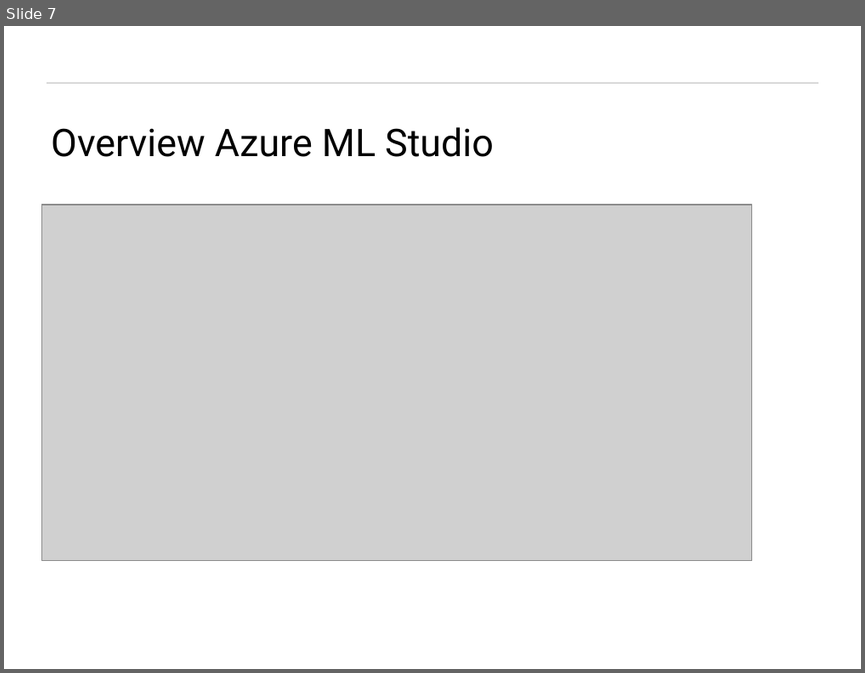
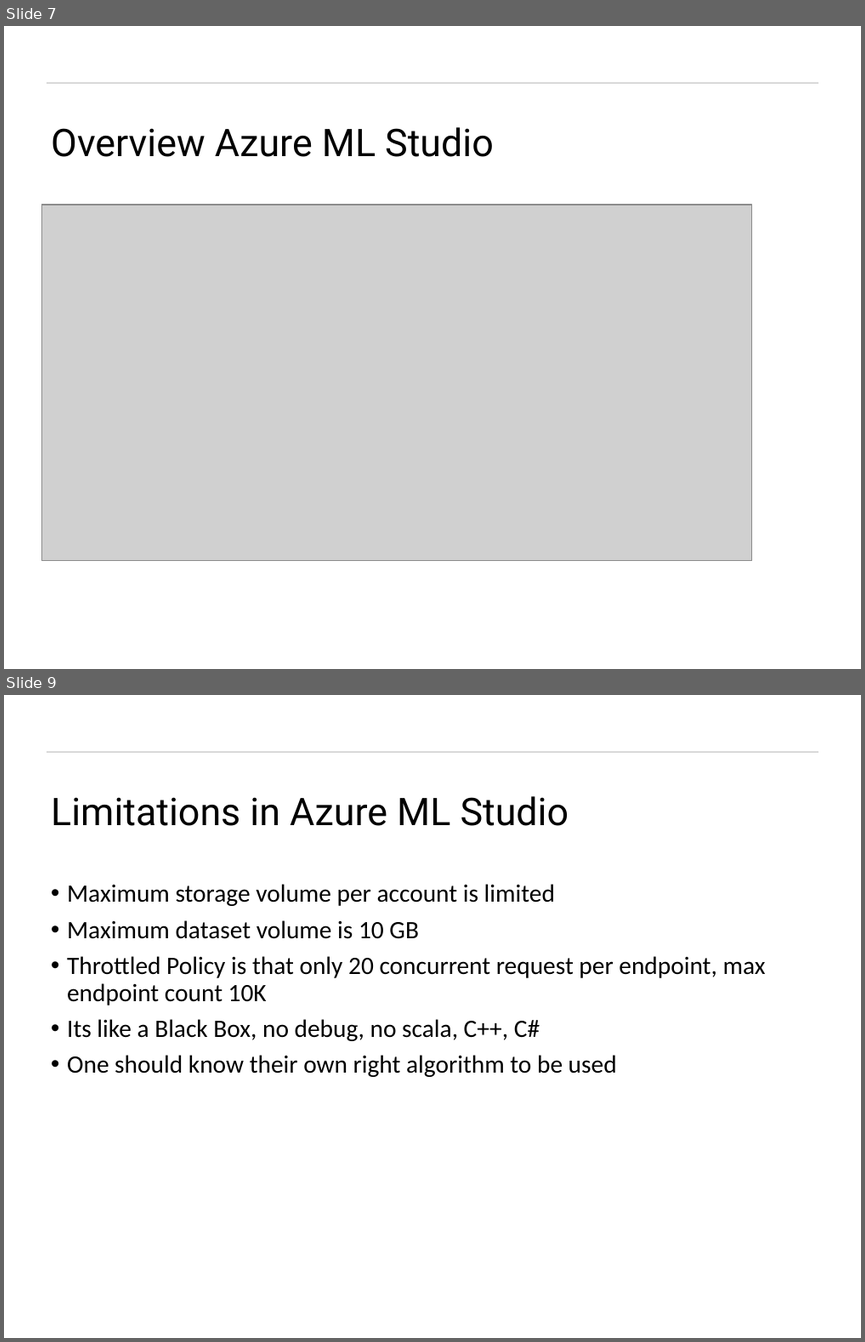
Before and after one commit to tiwari-abhi/ML_Projects, a slide deck: Presentation/Machine Learning As A Service.pptx. Shown one above the other, each under a label of ours: slide 7 before the commit, slides 7 and 9 after it; the slides between them are not shown. The pictures are 865x673 and 865x1342 pixels, drawn with LibreOffice and Linux fonts; fonts in the diff are those of the drawing; grey boxes stand for pictures; background and template pictures are left out. Boxes give left, top, right and bottom in pixels: in the first picture for what was removed or moved away, otherwise in the second. Text is boxed around its words. In the diff, an @@ line names an element or a change of style, - is before the commit and + after.

```diff
--- a/Presentation/Machine Learning As A Service.pptx
+++ b/Presentation/Machine Learning As A Service.pptx
@@ slide 9 added at [4, 695, 861, 1338], background #FFFFFF; not listed: 1 template element that a slide beside it also shows @@
@@ title added at [51, 796, 569, 826], 32 pt, text #000000 @@
+Limitations in Azure ML Studio
@@ text added at [67, 884, 766, 1077], 21 pt, text #000000 @@
+• Maximum storage volume per account is limited
+• Maximum dataset volume is 10 GB
+• Throttled Policy is that only 20 concurrent request per endpoint, max endpoint count 10K
+• Its like a Black Box, no debug, no scala, C++, C#
+• One should know their own right algorithm to be used
```
Also in this commit, not shown: 3 slides changed.
